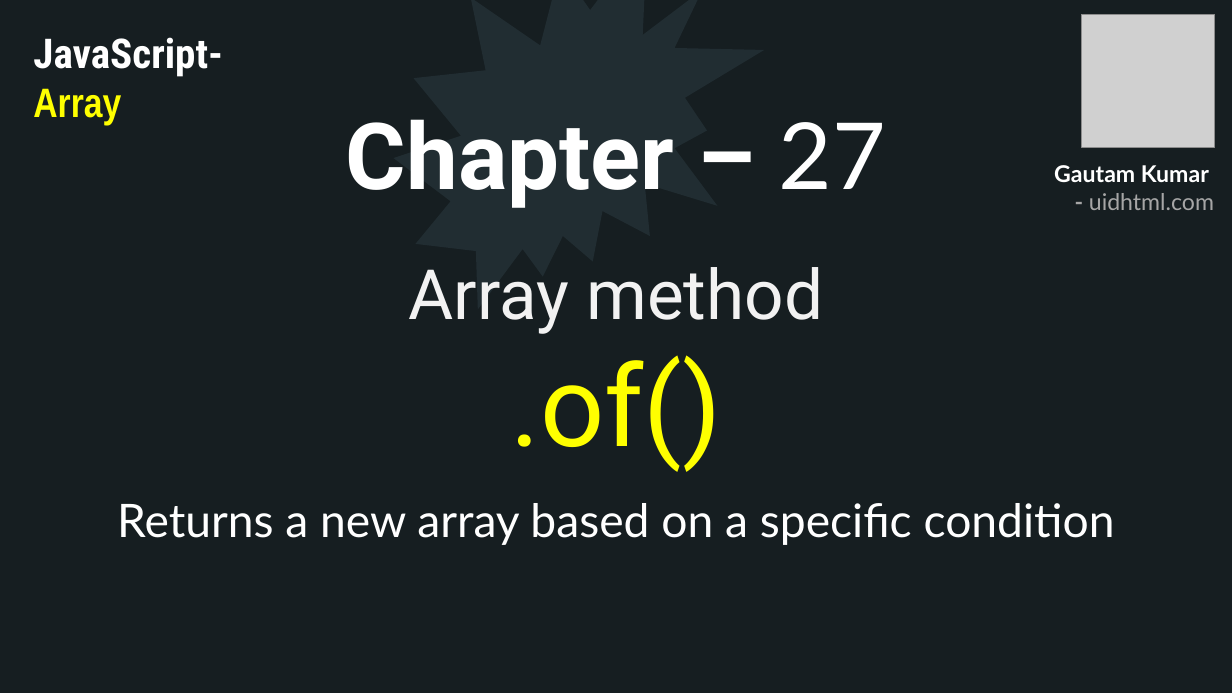
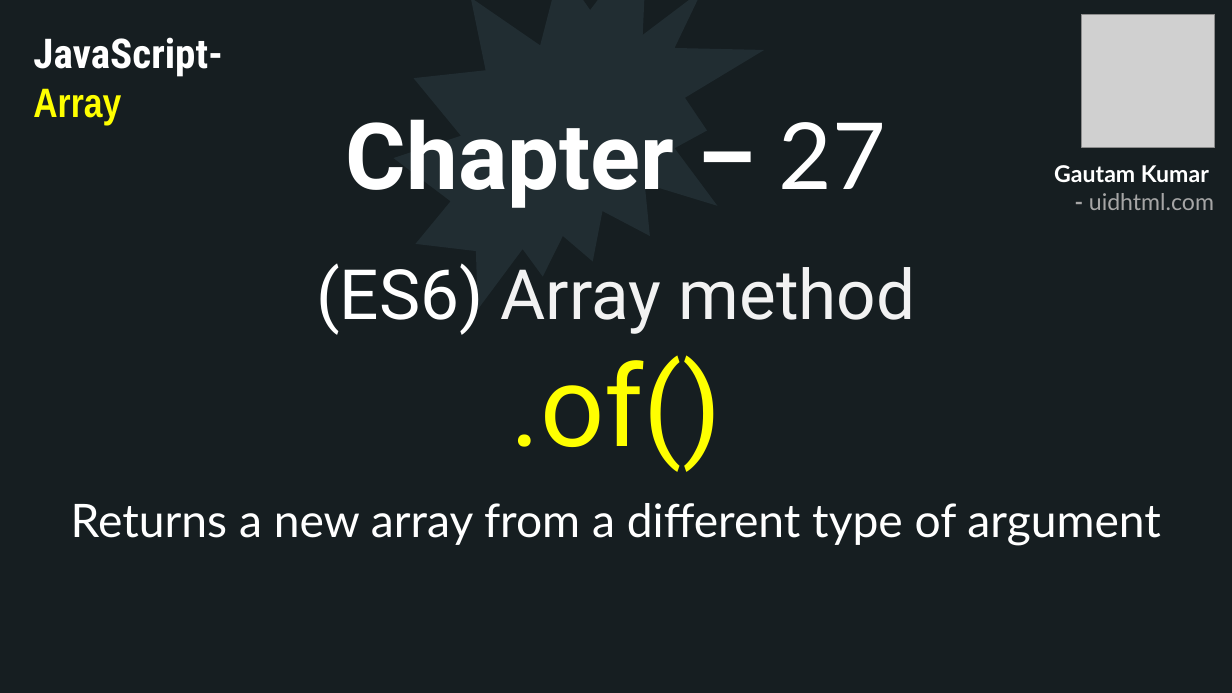
Before and after one commit to uidhtml/javascript-tutorials, a slide deck: slide 80 of Javascript Tutorials.pptx. Drawn at 1232x693 pixels with LibreOffice and Linux fonts; fonts in the diff are those of the drawing; grey boxes stand for pictures. Boxes give left, top, right and bottom in pixels: in the first picture for what was removed or moved away, otherwise in the second. Text is boxed around its words. In the diff, an @@ line names an element or a change of style, - is before the commit and + after.

Commit message:
Added chapter 27 and 28

```diff
--- a/Javascript Tutorials.pptx
+++ b/Javascript Tutorials.pptx
@@ text at bbox=[316, 263, 916, 472]: text changed @@
-Array method
-.of()
+(ES6) Array method
+.of()
@@ text at bbox=[71, 503, 1160, 546]: text changed @@
-Returns a new array based on a specific condition
+Returns a new array from a different type of argument
```
Also in this commit, not shown: 2 other slides changed, 12 other files.
